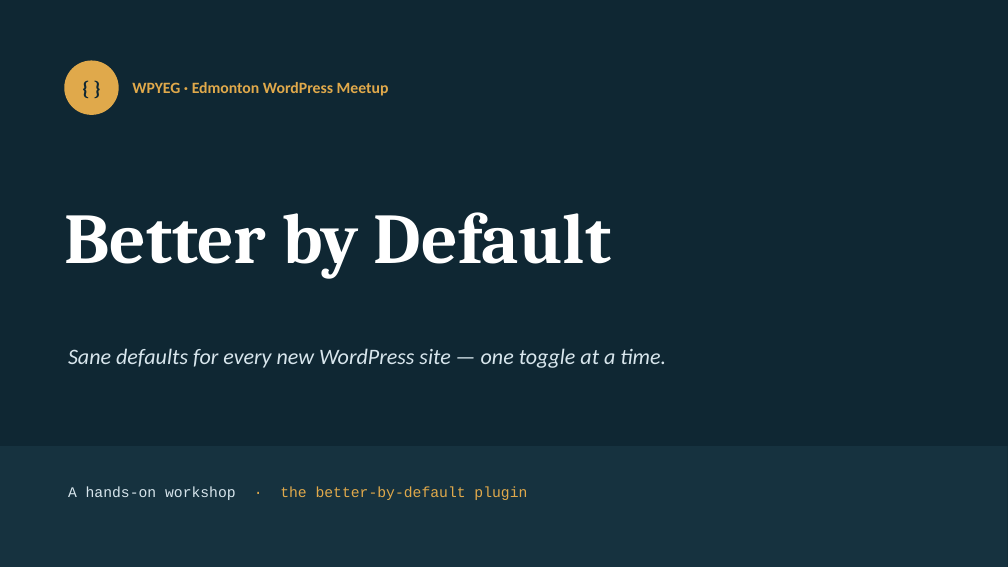
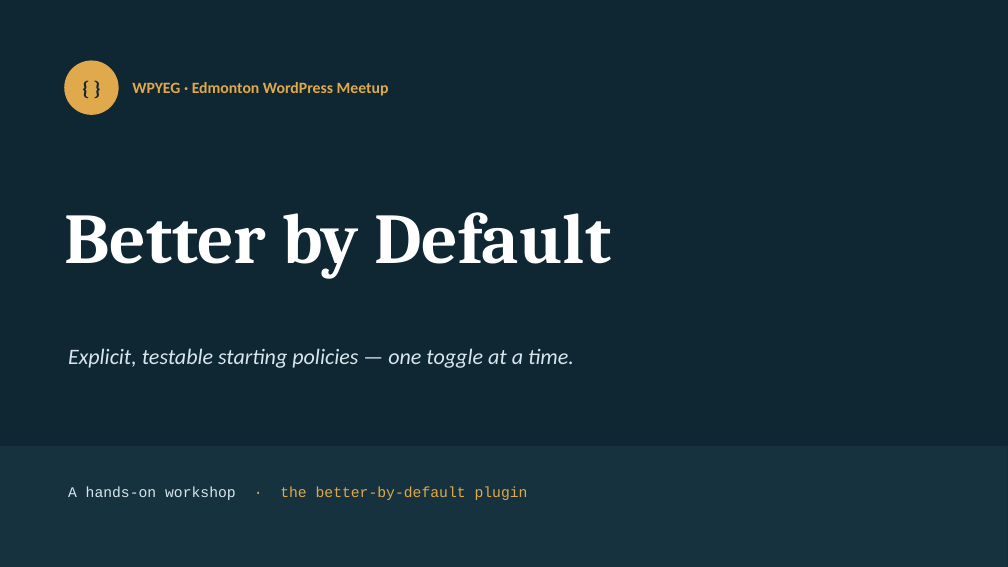
Before and after one commit to WPYEG/Better-by-Default, a slide deck: slide 1 of workshop/Better-by-Default.pptx. Drawn at 1008x567 pixels with LibreOffice and Linux fonts; fonts in the diff are those of the drawing. Boxes give left, top, right and bottom in pixels: in the first picture for what was removed or moved away, otherwise in the second. Text is boxed around its words. In the diff, an @@ line names an element or a change of style, - is before the commit and + after.

Commit message:
Correct plugin policies and workshop materials

```diff
--- a/workshop/Better-by-Default.pptx
+++ b/workshop/Better-by-Default.pptx
@@ text at (x1=68, y1=348, x2=574, y2=368): text changed @@
-Sane defaults for every new WordPress site — one toggle at a time.
+Explicit, testable starting policies — one toggle at a time.
```
Also in this commit, not shown: 23 other slides changed, 16 other files.
